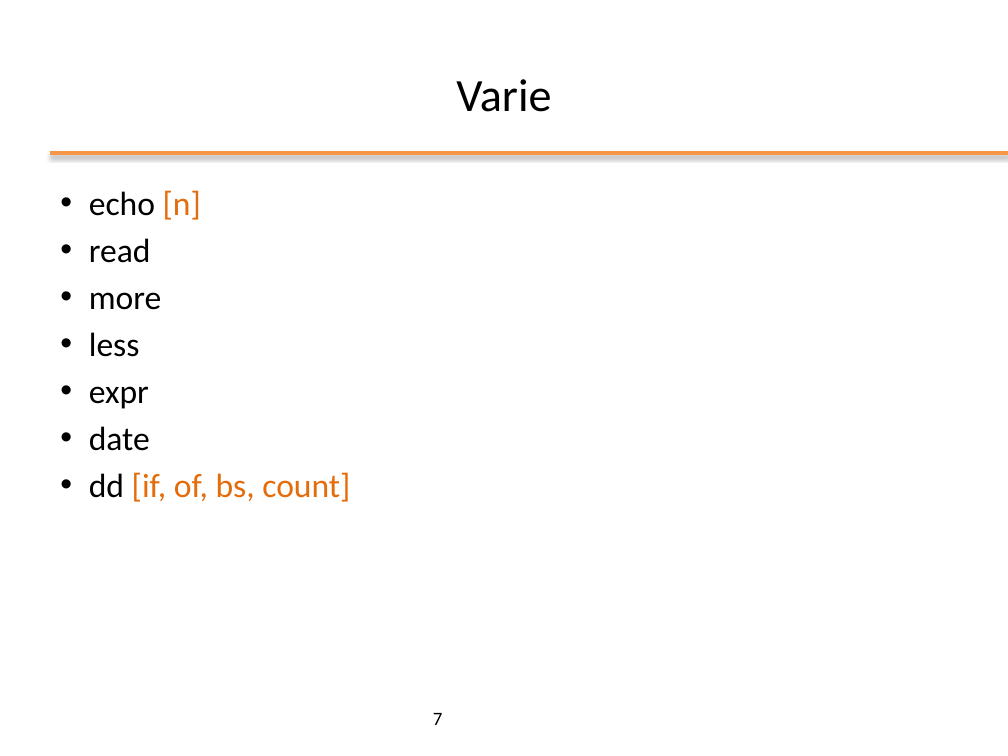
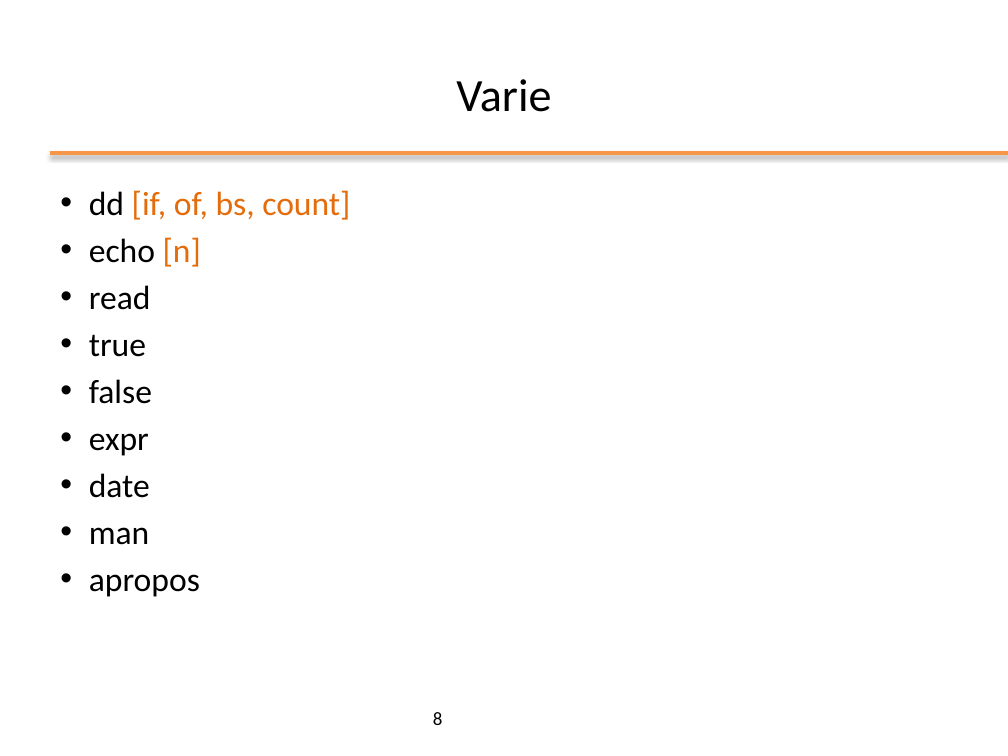
Before and after one commit to nbicocchi/operatingsystemsbsc, a slide deck: slide 8 of slides/ppt/04_Comandi principali.pptx (slide 7 before the commit). Drawn at 1008x756 pixels with LibreOffice and Linux fonts; fonts in the diff are those of the drawing; background and template pictures are left out. Boxes give left, top, right and bottom in pixels: in the first picture for what was removed or moved away, otherwise in the second. Text is boxed around its words. In the diff, an @@ line names an element or a change of style, - is before the commit and + after.

```diff
--- a/slides/ppt/04_Comandi principali.pptx
+++ b/slides/ppt/04_Comandi principali.pptx
@@ text at [89,190,350,220]: paragraph added @@
+• dd [if, of, bs, count]
@@ text at [89,334,152,404]: text changed @@
-• more
-• less
+• true
+• false
@@ text at [89,527,200,597]: text changed; text colour #E46C0A to #000000 @@
-• dd [if, of, bs, count]
+• man
+• apropos
@@ page number at [433,712,443,725]: text changed @@
-7
+8
```
Also in this commit, not shown: 1 other slide changed, 1 slide added, 1 other file.
